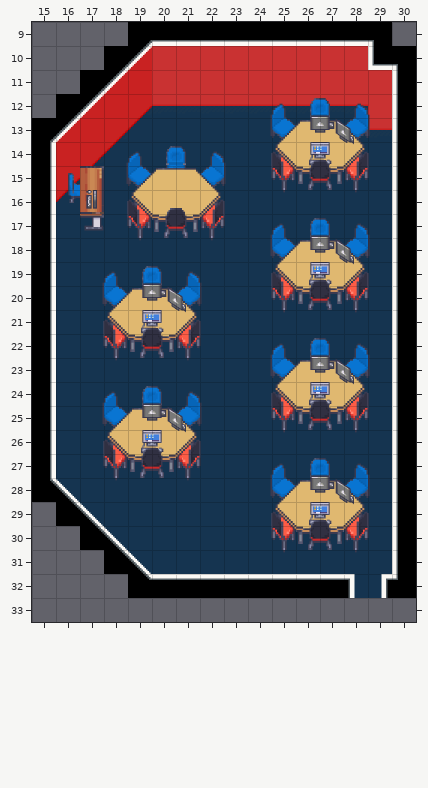
An edit to a level. Tiled map, LCB_Map/data/maps/main_upperrooftop_lab1.tmx. The picture above is the old version.
Cells are 64x64 px. Shown: x 15..30, y 9..33. The old version is drawn lined up with the new one.
New version:
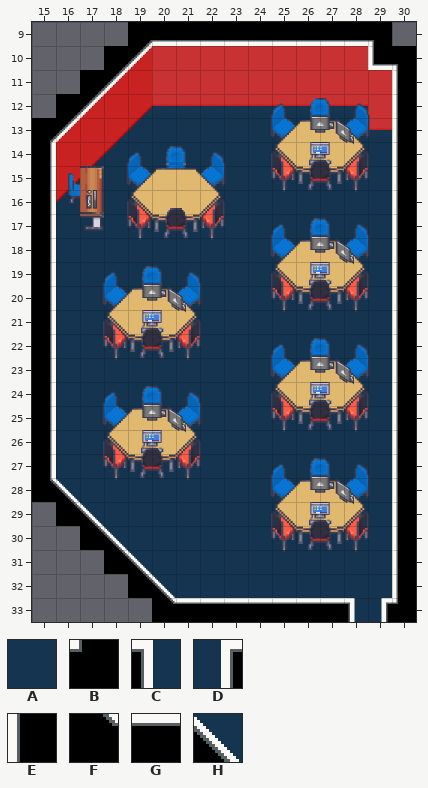
Key: from "LCB_indoor": A 23, B 36, C 526, D 528, E 604, F 676, G 677, H 689.
_ is an empty cell.
The edit:
map size 35x33 -> 35x35 cells
Layer "Floor":
y 32: x 20..30 GGGGGGGGCDB -> HAAAAAAAAAE
y 33: x 20..30 ___________ -> FGGGGGGGCDB
Boxes around the changes in both pictures, in picture pixels (x1, y1, x2, y2):
changed: (152, 574, 416, 622)
